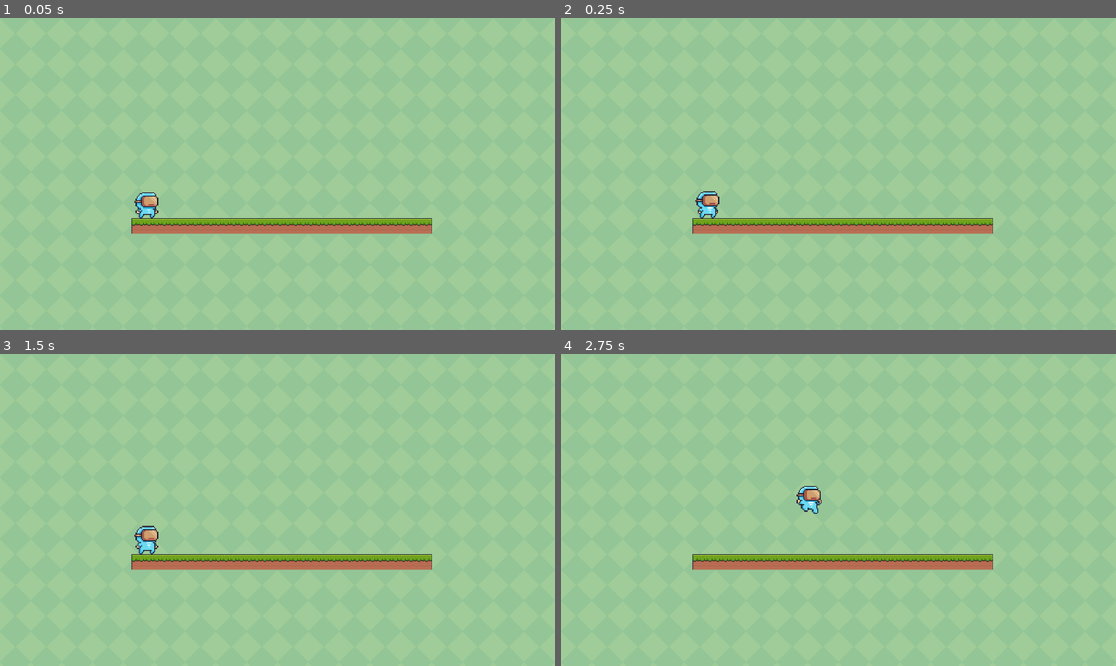
Above: before the commit, frames 1-4 (two rows, left to right).
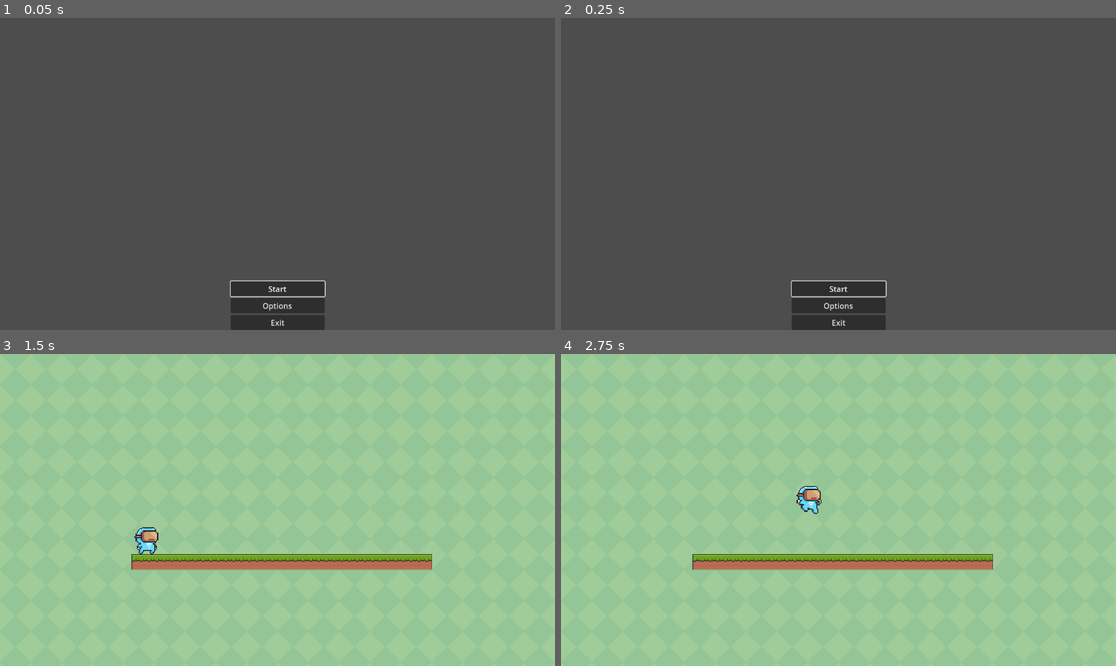
Above: after the commit, the same moments.

Repository: iaggarw1/platformer
Game: Godot game, scene res://scenes/start.tscn
Same seed, same stepped clock (60 frames per second), same inputs: the game is played once before the commit and once after it. Before the commit the project starts from res://main.tscn.
Inputs (mouse positions are in pixels of both pictures, inside the frame that each line leads up to):
- Up to frame 1 (0.05 s): no input
- Up to frame 2 (0.25 s): no input
- Up to frame 3 (1.5 s): click (277, 641) at 0.5 s, where only the run after the commit has a clickable "Options"; click (277, 625) at 1.25 s, where only the run after the commit has a clickable "Start"
- Up to frame 4 (2.75 s): hold D (right) from 2.03 s (still down); tap Space (jump) at 2.27 s

The runs differ from the first frame. In frame 1, 100% of the frame differs, in the area x 0-100%, y 0-100%; in frame 2, 100%; in frame 3, 0.2%; in frame 4, nothing differs.

Commit message:
updated file structure, added main menu

Diff:
--- a/project.godot
+++ b/project.godot
@@ -11,9 +11,9 @@
 [application]
 
 config/name="Platformer"
-run/main_scene="res://main.tscn"
+run/main_scene="res://scenes/start.tscn"
 config/features=PackedStringArray("4.2", "Mobile")
-config/icon="res://icon.svg"
+config/icon="res://assets/icon.svg"
 
 [dotnet]
 
@@ -46,6 +46,14 @@
 , Object(InputEventKey,"resource_local_to_scene":false,"resource_name":"","device":-1,"window_id":0,"alt_pressed":false,"shift_pressed":false,"ctrl_pressed":false,"meta_pressed":false,"pressed":false,"keycode":0,"physical_keycode":87,"key_label":0,"unicode":119,"echo":false,"script":null)
 ]
 }
+down={
+"deadzone": 0.5,
+"events": [Object(InputEventKey,"resource_local_to_scene":false,"resource_name":"","device":-1,"window_id":0,"alt_pressed":false,"shift_pressed":false,"ctrl_pressed":false,"meta_pressed":false,"pressed":false,"keycode":0,"physical_keycode":83,"key_label":0,"unicode":115,"echo":false,"script":null)
+, Object(InputEventJoypadButton,"resource_local_to_scene":false,"resource_name":"","device":-1,"button_index":12,"pressure":0.0,"pressed":true,"script":null)
+, Object(InputEventJoypadMotion,"resource_local_to_scene":false,"resource_name":"","device":-1,"axis":1,"axis_value":1.0,"script":null)
+, Object(InputEventKey,"resource_local_to_scene":false,"resource_name":"","device":-1,"window_id":0,"alt_pressed":false,"shift_pressed":false,"ctrl_pressed":false,"meta_pressed":false,"pressed":false,"keycode":0,"physical_keycode":4194322,"key_label":0,"unicode":0,"echo":false,"script":null)
+]
+}
 
 [rendering]
 
--- a/scenes/main_character.tscn
+++ b/scenes/character/blue guy/main_character.tscn
@@ -1,61 +1,61 @@
 [gd_scene load_steps=33 format=3 uid="uid://codi7r07r7bx0"]
 
-[ext_resource type="Script" path="res://scenes/main_character.gd" id="1_1rq0d"]
-[ext_resource type="Texture2D" uid="uid://bvdvyg1r444wv" path="res://Jump (32x32).png" id="1_khq00"]
-[ext_resource type="Texture2D" uid="uid://ccqjdxygqwav5" path="res://Idle (32x32).png" id="2_kr0el"]
-[ext_resource type="Texture2D" uid="uid://cc76mev8ylce4" path="res://Fall (32x32).png" id="3_tufx2"]
-[ext_resource type="Texture2D" uid="uid://dh6ykqpc33035" path="res://Run (32x32).png" id="4_4tb1o"]
+[ext_resource type="Script" path="res://scripts/main_character.gd" id="1_1rq0d"]
+[ext_resource type="Texture2D" uid="uid://ccqjdxygqwav5" path="res://assets/animations/blue_guy/Idle (32x32).png" id="2_3uj6u"]
+[ext_resource type="Texture2D" uid="uid://cc76mev8ylce4" path="res://assets/animations/blue_guy/Fall (32x32).png" id="3_crkf0"]
+[ext_resource type="Texture2D" uid="uid://dh6ykqpc33035" path="res://assets/animations/blue_guy/Run (32x32).png" id="4_4tb1o"]
+[ext_resource type="Texture2D" uid="uid://bvdvyg1r444wv" path="res://assets/animations/blue_guy/Jump (32x32).png" id="4_p8k0k"]
 
 [sub_resource type="AtlasTexture" id="AtlasTexture_1njeh"]
-atlas = ExtResource("2_kr0el")
+atlas = ExtResource("2_3uj6u")
 region = Rect2(0, 0, 32, 32)
 
 [sub_resource type="AtlasTexture" id="AtlasTexture_14dsa"]
-atlas = ExtResource("2_kr0el")
+atlas = ExtResource("2_3uj6u")
 region = Rect2(32, 0, 32, 32)
 
 [sub_resource type="AtlasTexture" id="AtlasTexture_ydbwg"]
-atlas = ExtResource("2_kr0el")
+atlas = ExtResource("2_3uj6u")
 region = Rect2(64, 0, 32, 32)
 
 [sub_resource type="AtlasTexture" id="AtlasTexture_xodr7"]
-atlas = ExtResource("2_kr0el")
+atlas = ExtResource("2_3uj6u")
 region = Rect2(96, 0, 32, 32)
 
 [sub_resource type="AtlasTexture" id="AtlasTexture_uqabj"]
-atlas = ExtResource("2_kr0el")
+atlas = ExtResource("2_3uj6u")
 region = Rect2(128, 0, 32, 32)
 
 [sub_resource type="AtlasTexture" id="AtlasTexture_8tmc5"]
-atlas = ExtResource("2_kr0el")
+atlas = ExtResource("2_3uj6u")
 region = Rect2(160, 0, 32, 32)
 
 [sub_resource type="AtlasTexture" id="AtlasTexture_g2wl6"]
-atlas = ExtResource("2_kr0el")
+atlas = ExtResource("2_3uj6u")
 region = Rect2(192, 0, 32, 32)
 
 [sub_resource type="AtlasTexture" id="AtlasTexture_vboi1"]
-atlas = ExtResource("2_kr0el")
+atlas = ExtResource("2_3uj6u")
 region = Rect2(224, 0, 32, 32)
 
 [sub_resource type="AtlasTexture" id="AtlasTexture_xclqd"]
-atlas = ExtResource("2_kr0el")
+atlas = ExtResource("2_3uj6u")
 region = Rect2(256, 0, 32, 32)
 
 [sub_resource type="AtlasTexture" id="AtlasTexture_vvp5n"]
-atlas = ExtResource("2_kr0el")
+atlas = ExtResource("2_3uj6u")
 region = Rect2(288, 0, 32, 32)
 
 [sub_resource type="AtlasTexture" id="AtlasTexture_hps7y"]
-atlas = ExtResource("2_kr0el")
+atlas = ExtResource("2_3uj6u")
 region = Rect2(320, 0, 32, 32)
 
 [sub_resource type="AtlasTexture" id="AtlasTexture_c3e2s"]
-atlas = ExtResource("3_tufx2")
+atlas = ExtResource("3_crkf0")
 region = Rect2(0, 0, 32, 32)
 
 [sub_resource type="AtlasTexture" id="AtlasTexture_imu86"]
-atlas = ExtResource("1_khq00")
+atlas = ExtResource("4_p8k0k")
 region = Rect2(0, 0, 32, 32)
 
 [sub_resource type="AtlasTexture" id="AtlasTexture_vqek4"]
--- a/main.tscn
+++ b/scenes/main.tscn
@@ -1,11 +1,11 @@
 [gd_scene load_steps=6 format=3 uid="uid://0xbyillpbxqr"]
 
-[ext_resource type="Texture2D" uid="uid://dyv6vted6hvpr" path="res://Green.png" id="1_ov0pi"]
-[ext_resource type="Texture2D" uid="uid://c6knidye4s6v" path="res://Terrain (16x16).png" id="2_sce6l"]
-[ext_resource type="PackedScene" uid="uid://codi7r07r7bx0" path="res://scenes/main_character.tscn" id="3_2oihi"]
+[ext_resource type="Texture2D" uid="uid://dyv6vted6hvpr" path="res://assets/background/Green.png" id="1_pui81"]
+[ext_resource type="Texture2D" uid="uid://c6knidye4s6v" path="res://assets/terrain/Terrain (16x16).png" id="2_d43gp"]
+[ext_resource type="PackedScene" uid="uid://codi7r07r7bx0" path="res://scenes/character/blue guy/main_character.tscn" id="3_4evwd"]
 
 [sub_resource type="TileSetAtlasSource" id="TileSetAtlasSource_ro4q5"]
-texture = ExtResource("2_sce6l")
+texture = ExtResource("2_d43gp")
 0:0/0 = 0
 0:0/0/physics_layer_0/linear_velocity = Vector2(0, 0)
 0:0/0/physics_layer_0/angular_velocity = 0.0
@@ -456,7 +456,7 @@
 physics_layer_0/collision_layer = 1
 sources/0 = SubResource("TileSetAtlasSource_ro4q5")
 
-[node name="Node" type="Node"]
+[node name="Level" type="Node"]
 
 [node name="TextureRect" type="TextureRect" parent="."]
 texture_filter = 1
@@ -465,7 +465,7 @@
 anchor_bottom = 1.0
 grow_horizontal = 2
 grow_vertical = 2
-texture = ExtResource("1_ov0pi")
+texture = ExtResource("1_pui81")
 stretch_mode = 1
 
 [node name="TileMap" type="TileMap" parent="."]
@@ -474,5 +474,5 @@
 format = 2
 layer_0/tile_data = PackedInt32Array(1703955, 458752, 0, 1703956, 458752, 0, 1703957, 458752, 0, 1703958, 458752, 0, 17 …(1477 unchanged characters)…
 
-[node name="CharacterBody2D" parent="." instance=ExtResource("3_2oihi")]
+[node name="CharacterBody2D" parent="." instance=ExtResource("3_4evwd")]
 position = Vector2(284, 400)
--- /dev/null
+++ b/scenes/start.tscn
@@ -0,0 +1,44 @@
+[gd_scene load_steps=2 format=3 uid="uid://dwqrjmlcj7uf6"]
+
+[ext_resource type="Script" path="res://scripts/start.gd" id="1_8q7ag"]
+
+[node name="Start" type="Control"]
+layout_mode = 3
+anchors_preset = 15
+anchor_right = 1.0
+anchor_bottom = 1.0
+grow_horizontal = 2
+grow_vertical = 2
+script = ExtResource("1_8q7ag")
+
+[node name="VBoxContainer" type="VBoxContainer" parent="."]
+layout_mode = 1
+anchors_preset = 7
+anchor_left = 0.5
+anchor_top = 1.0
+anchor_right = 0.5
+anchor_bottom = 1.0
+offset_left = -97.5
+offset_top = -101.0
+offset_right = 97.5
+grow_horizontal = 2
+grow_vertical = 0
+alignment = 1
+metadata/_edit_use_anchors_ = true
+
+[node name="start_button" type="Button" parent="VBoxContainer"]
+texture_filter = 1
+layout_mode = 2
+text = "Start"
+
+[node name="options_button" type="Button" parent="VBoxContainer"]
+layout_mode = 2
+text = "Options"
+
+[node name="exit_button" type="Button" parent="VBoxContainer"]
+layout_mode = 2
+text = "Exit"
+
+[connection signal="pressed" from="VBoxContainer/start_button" to="." method="_on_start_button_pressed"]
+[connection signal="pressed" from="VBoxContainer/options_button" to="." method="_on_options_button_pressed"]
+[connection signal="pressed" from="VBoxContainer/exit_button" to="." method="_on_exit_button_pressed"]
--- /dev/null
+++ b/scripts/start.gd
@@ -0,0 +1,26 @@
+extends Control
+
+@onready var start_button = $VBoxContainer/start_button
+@onready var options_button = $VBoxContainer/options_button
+@onready var exit_button = $VBoxContainer/exit_button
+
+# Called when the node enters the scene tree for the first time.
+func _ready():
+	start_button.grab_focus()
+
+
+# Called every frame. 'delta' is the elapsed time since the previous frame.
+func _process(delta):
+	pass
+
+
+func _on_start_button_pressed():
+	get_tree().change_scene_to_file("res://scenes/main.tscn")
+
+
+func _on_options_button_pressed():
+	pass # Replace with function body.
+
+
+func _on_exit_button_pressed():
+	get_tree().quit()
Renamed: Fall (32x32).png -> assets/animations/blue_guy/Fall (32x32).png
Not shown, changed: assets/animations/blue_guy/Fall (32x32).png.import
Renamed: Idle (32x32).png -> assets/animations/blue_guy/Idle (32x32).png
Not shown, changed: assets/animations/blue_guy/Idle (32x32).png.import
Renamed: Jump (32x32).png -> assets/animations/blue_guy/Jump (32x32).png
Not shown, changed: assets/animations/blue_guy/Jump (32x32).png.import
Renamed: Run (32x32).png -> assets/animations/blue_guy/Run (32x32).png
Not shown, changed: assets/animations/blue_guy/Run (32x32).png.import
Renamed: Green.png -> assets/background/Green.png
Not shown, changed: assets/background/Green.png.import
Renamed: icon.svg -> assets/icon.svg
Not shown, changed: assets/icon.svg.import
(and 3 more such lines)
